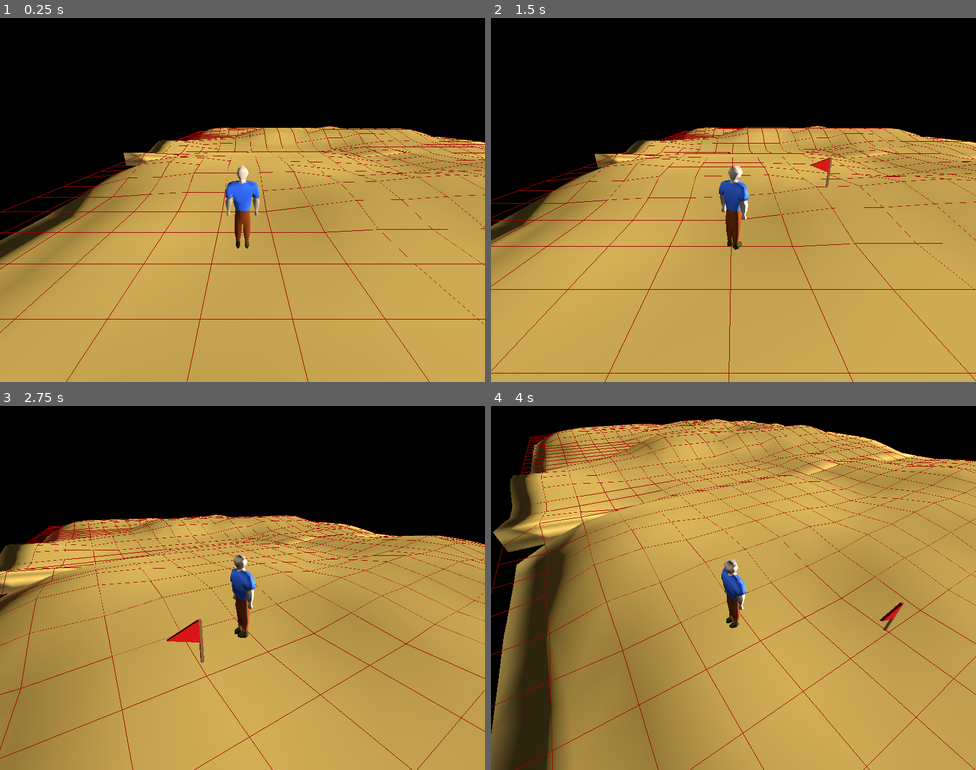
Above: before the commit, frames 1-4 (two rows, left to right).
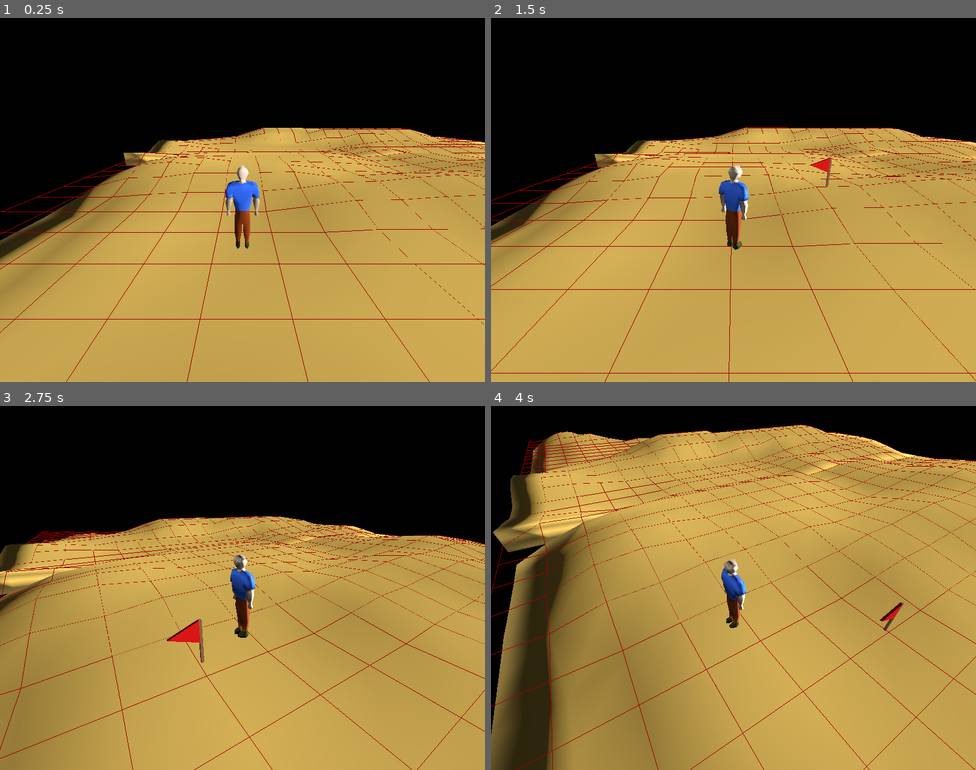
Above: after the commit, the same moments.

Repository: SummonerL/RS-Like
Game: Godot game, scene res://main.tscn
Two runs of this game, one before a commit and one after it. Both use one fixed random seed, a clock stepped at 60 frames per second and the inputs below.
Inputs (mouse positions are in pixels of both pictures, inside the frame that each line leads up to):
- Up to frame 1 (0.25 s): no input
- Up to frame 2 (1.5 s): tap Enter at 0.5 s; move the mouse to (840, 181) at 0.52 s; click (840, 181) at 0.6 s; move the mouse to (636, 218) at 1.27 s; tap Down (camera_down) at 1.35 s
- Up to frame 3 (2.75 s): click (145, 606) at 1.55 s; move the mouse to (291, 507) at 2.02 s; hold Left (camera_left) from 2.03 s (still down); click (291, 507) at 2.3 s
- Up to frame 4 (4 s): move the mouse to (709, 660) at 2.77 s; release Left (camera_left) at 2.78 s; tap Right (camera_right) at 2.85 s; click (709, 660) at 3.05 s; tap Space at 3.5 s; move the mouse to (879, 642) at 3.52 s; hold Up (camera_up) from 3.53 s (still down); click (879, 642) at 3.8 s

The runs differ from the first frame. In frame 1, 0.4% of the frame differs, in the area x 27-100%, y 29-84%; in frame 2, 0.4%; in frame 3, 0.8%; in frame 4, 1.3%, in the area x 1-99%, y 3-78%.

Commit message:
limit click distance + draw distance

Diff:
--- a/Assets/Models/Characters/PlayerController.gd
+++ b/Assets/Models/Characters/PlayerController.gd
@@ -46,11 +46,18 @@
 		var intersection_point = result.position
 		intersection_point.y = 0
 
-		# temp, try setting the click flag to this position
+		# convert intersection point to GridMap coordinate
+		var target_grid_map_coordinate = __.world_grid.local_to_map(intersection_point)
+
+		# ensure the target is within the maximum click distance
+		var player_current_tile = __.world_grid.local_to_map(Vector3(position.x, 0, position.z))
+		if (__.world_grid.get_distance(player_current_tile, target_grid_map_coordinate) > GameManager.MAX_CLICK_DISTANCE):
+			return
+
+		# set the click flag to this position (actual position, not the grid coordinate)
 		__.click_flag.move_flag(intersection_point)
 
-		# convert intersection point to GridMap coordinate
-		generic_request = __.world_grid.local_to_map(intersection_point)
+		generic_request = target_grid_map_coordinate
 
 func process_generic_request():
 	# Assuming this is a walk request, determine and populate the walk path
--- a/Assets/Scripts/GameManager.gd
+++ b/Assets/Scripts/GameManager.gd
@@ -5,6 +5,9 @@
 
 # Define the speed in which the character rotates when moving
 const ROTATE_SPEED = 3
+
+# Define the maximum distance the player can click (send a click request, in tiles)
+const MAX_CLICK_DISTANCE = 18
 
 # A signal to notify other parts of the game that a tick has occurred
 signal tick
--- a/Assets/Scripts/WorldGrid.gd
+++ b/Assets/Scripts/WorldGrid.gd
@@ -106,6 +106,14 @@
 
 	# Add the square to the scene
 	add_child(square_instance)
+
+# returns the distance (in cells) between two points.
+func get_distance(current_cell, target_cell):
+	var current_2d = Vector2(current_cell.x, current_cell.z)
+	var target_2d = Vector2(target_cell.x, target_cell.z)
+
+	# chebyshev distance
+	return max(abs(current_2d.x - target_2d.x), abs(current_2d.y - target_2d.y))
 
 # finds the shortest path, using A*.
 # Cnsiders occupied cells and diagonal movement
--- a/main.tscn
+++ b/main.tscn
@@ -77,6 +77,7 @@
 
 [node name="PlayerCamera" type="Camera3D" parent="GameViewportContainer/GameViewport/MalePlayer/Spatial"]
 transform = Transform3D(-0.666667, 0, 5.82819e-08, 0, 0.666667, 0, -5.82819e-08, 0, -0.666667, 0, 0, -12)
+far = 90.0
 
 [node name="TerrainRayCast" type="RayCast3D" parent="GameViewportContainer/GameViewport/MalePlayer"]
 transform = Transform3D(1, 0, 0, 0, 1, 0, 0, 0, 1, 0, 6, 0)
@@ -85,6 +86,7 @@
 debug_shape_thickness = 1
 
 [node name="ClickFlag" parent="." node_paths=PackedStringArray("__", "terrain_cast") instance=ExtResource("7_7s4ew")]
+visible = false
 script = ExtResource("7_cf6lb")
 __ = NodePath("../Refs")
 terrain_cast = NodePath("TerrainRayCast")
